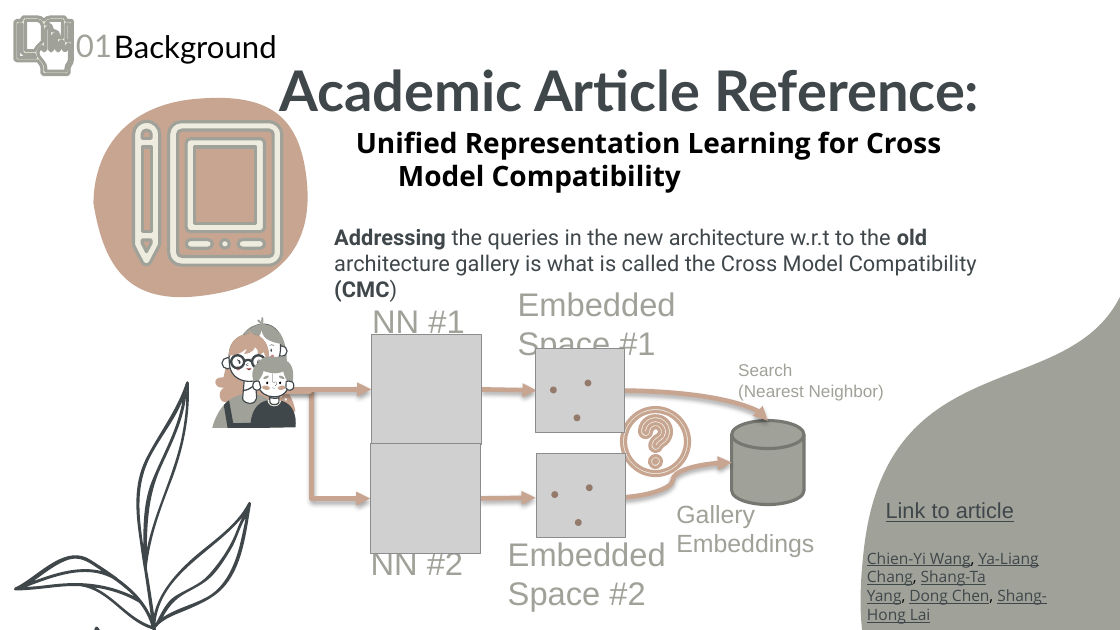
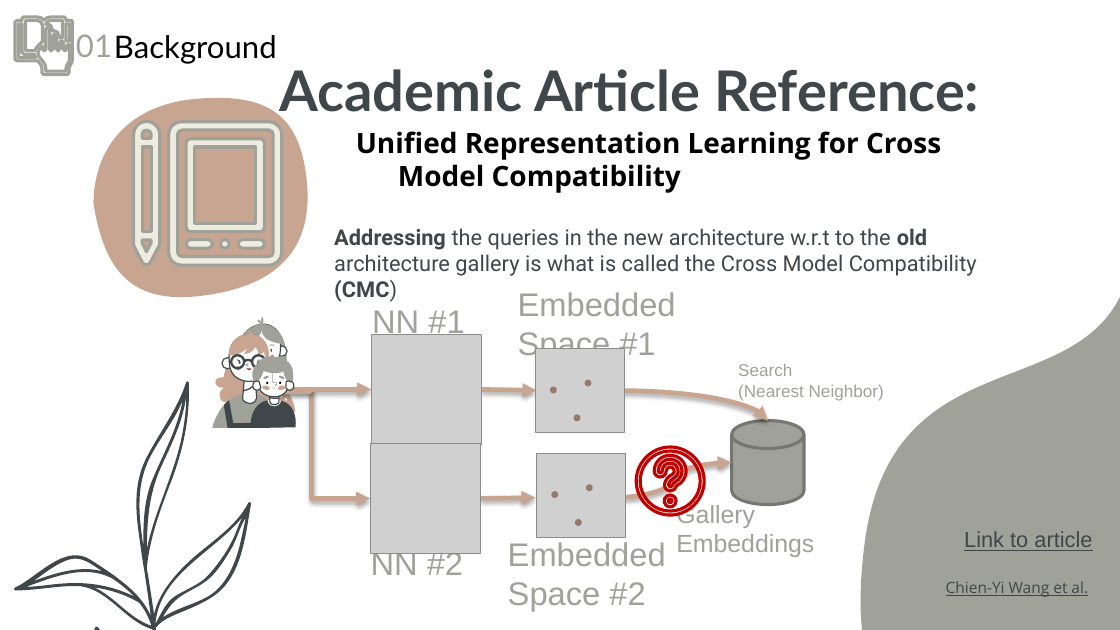
Before and after one commit to kariander1/FaceRecognition, a slide deck: slide 13 of Final Presentation.pptx. Drawn at 1120x630 pixels with LibreOffice and Linux fonts; fonts in the diff are those of the drawing; grey boxes stand for pictures. Boxes give left, top, right and bottom in pixels: in the first picture for what was removed or moved away, otherwise in the second. Text is boxed around its words. In the diff, an @@ line names an element or a change of style, - is before the commit and + after.

```diff
--- a/Final Presentation.pptx
+++ b/Final Presentation.pptx
@@ 3 freeform shapes: place and size @@
-3 freeform shapes at [622,408,690,476]
+3 freeform shapes at [636,447,704,515]
@@ outline #C8A591 2 pt to #C00000 2 pt in 3 elements at [654,455,687,491], [664,495,676,507], [636,447,704,515] @@
@@ text "Link to article": place and size @@
-text "Link to article" at [886,502,1014,522]
+text "Link to article" at [964,531,1092,551]
@@ text removed at [867,552,1047,624] @@
-Chien-Yi Wang, Ya-Liang Chang, Shang-Ta Yang, Dong Chen, Shang-Hong Lai
@@ text added at [946,581,1088,597], 10 pt, text #40474B, underline @@
+Chien-Yi Wang et al.
```
Also in this commit, not shown: 30 other slides changed, 4 slides added, 2 slides removed, 3 other files.
